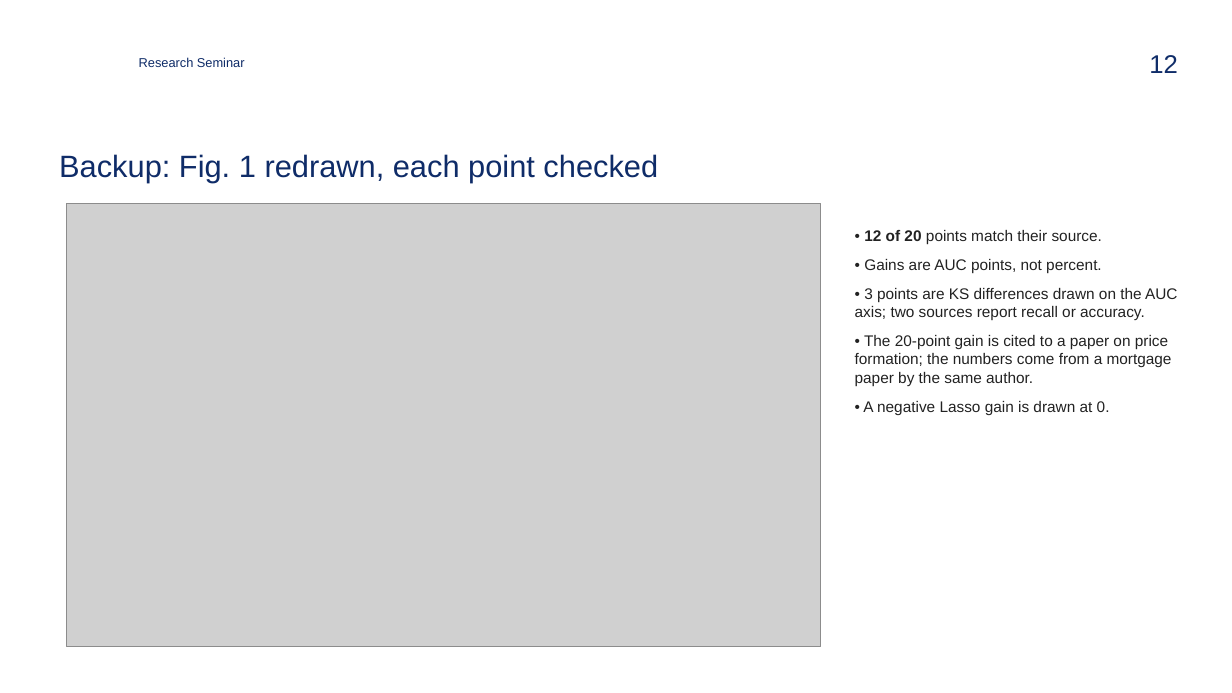
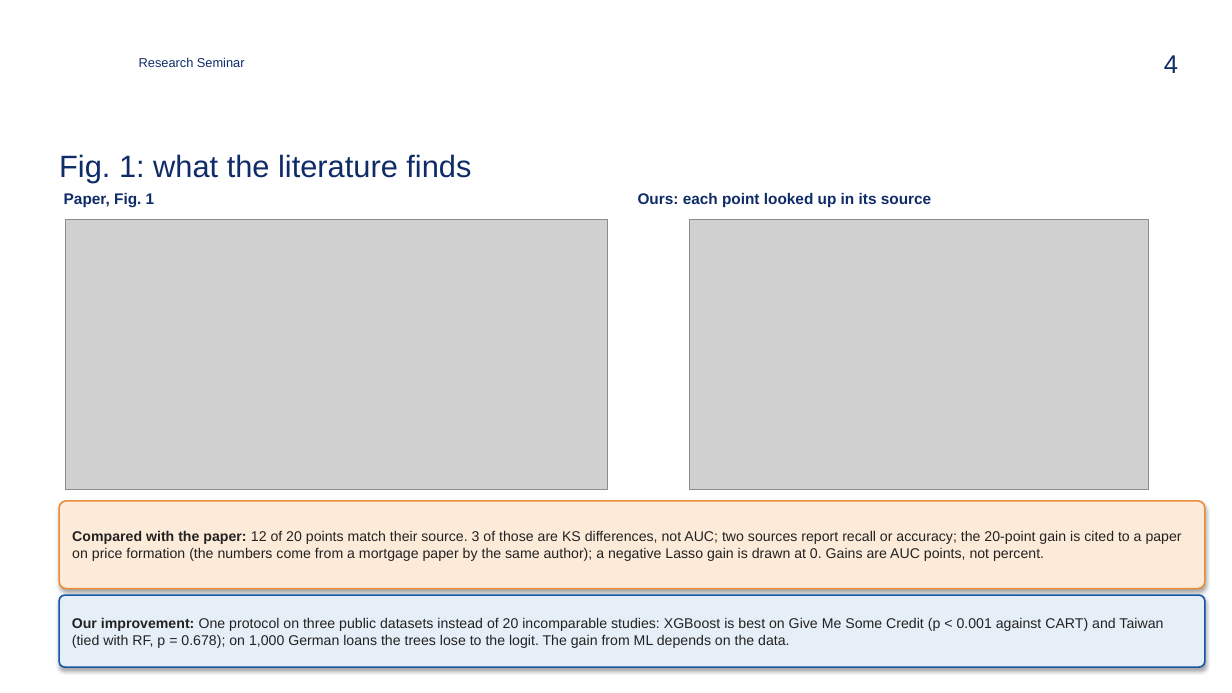
Before and after one commit to zavaz5/ml-model-risk, a slide deck: slide 4 of docs/presentation.pptx (slide 12 before the commit). Drawn at 1232x693 pixels with LibreOffice and Linux fonts; fonts in the diff are those of the drawing; grey boxes stand for pictures; background and template pictures are left out. Boxes give left, top, right and bottom in pixels: in the first picture for what was removed or moved away, otherwise in the second. Text is boxed around its words. In the diff, an @@ line names an element or a change of style, - is before the commit and + after.

Commit message:
Rebuild the main slides around the paper's results: one result per slide, paper next to ours
Each of eleven result slides shows the paper's version (cropped from its PDF
or its table) and ours, a green box when they agree or an orange box saying
why they differ, and a blue box with our improvement of that result. Extra
checks beyond the paper's results (appendix factors, the log-input logit,
the three-dataset benchmark, the Monte Carlo chart) move to the backups.
The 15-minute limit is set aside at the team's request (about 17.5 minutes).

```diff
--- a/docs/presentation.pptx
+++ b/docs/presentation.pptx
@@ page number at (x1=1164, y1=55, x2=1178, y2=73): text changed @@
-12
+4
@@ title at (x1=59, y1=154, x2=471, y2=182): text changed @@
-Backup: Fig. 1 redrawn, each point checked
+Fig. 1: what the literature finds
@@ text added at (x1=64, y1=193, x2=155, y2=208), 12 pt, text #0F2C68, bold @@
+Paper, Fig. 1
@@ text added at (x1=638, y1=193, x2=931, y2=208), 12 pt, text #0F2C68, bold @@
+Ours: each point looked up in its source
@@ picture added at (x1=66, y1=220, x2=608, y2=490) @@
@@ picture resized from (x1=67, y1=203, x2=822, y2=647) to (x1=690, y1=220, x2=1150, y2=490) @@
@@ rounded rectangle "Compared with the paper: 12 ..." resized from (x1=855, y1=230, x2=1177, y2=415) to (x1=59, y1=501, x2=1205, y2=589) @@
@@ rounded rectangle "Compared with the paper: 12 ..." at (x1=59, y1=501, x2=1205, y2=589): vertical alignment top to middle; fill none to #FDEBD9; outline none to #EB8C3C 1.25 pt; shadow on @@
@@ text in rounded rectangle at (x1=72, y1=530, x2=1182, y2=561): text changed; size 12 to 11 pt @@
-• 12 of 20 points match their source.
-• Gains are AUC points, not percent.
-• 3 points are KS differences drawn on the AUC axis; two sources report recall or accuracy.
-• The 20-point gain is cited to a paper on price formation; the numbers come from a mortgage paper by the same author.
-• A negative Lasso gain is drawn at 0.
+Compared with the paper: 12 of 20 points match their source. 3 of those are KS differences, not AUC; two sources report recall or accuracy; the 20-point gain is cited to a paper on price formation (the numbers come from a mortgage paper by the same author); a negative Lasso gain is drawn at 0. Gains are AUC points, not percent.
@@ rounded rectangle added at (x1=59, y1=595, x2=1205, y2=667), fill #E6EEF8, outline #1656A6 1.25 pt, 11 pt, text #222222 @@
+Our improvement: One protocol on three public datasets instead of 20 incomparable studies: XGBoost is best on Give Me Some Credit (p < 0.001 against CART) and Taiwan (tied with RF, p = 0.678); on 1,000 German loans the trees lose to the logit. The gain from ML depends on the data.
```
Also in this commit, not shown: 8 other slides changed, 6 slides added, 2 slides removed, 5 other files.
